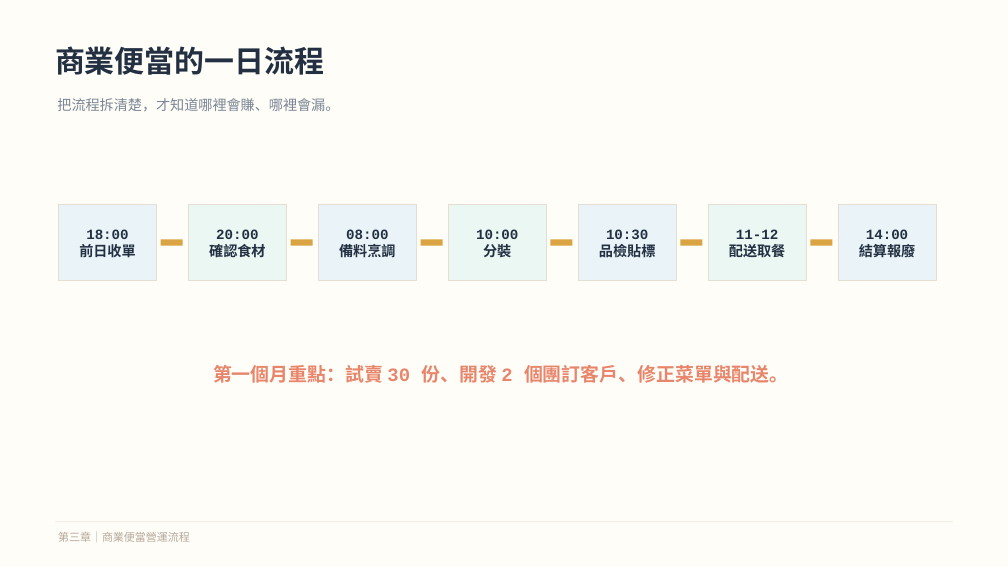
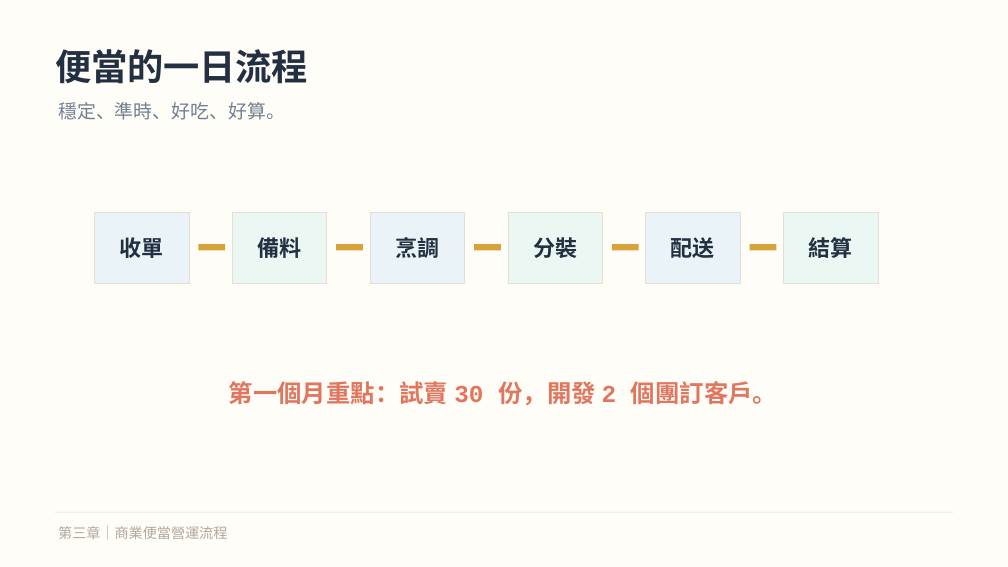
Before and after one commit to davidivy/20260601-new, a slide deck: slide 8 of 微型餐飲創業教學簡報_葉佳山.pptx. Drawn at 1008x567 pixels with LibreOffice and Linux fonts; fonts in the diff are those of the drawing. Boxes give left, top, right and bottom in pixels: in the first picture for what was removed or moved away, otherwise in the second. Text is boxed around its words. In the diff, an @@ line names an element or a change of style, - is before the commit and + after.

```diff
--- a/微型餐飲創業教學簡報_葉佳山.pptx
+++ b/微型餐飲創業教學簡報_葉佳山.pptx
@@ text at (55,49,308,84): text changed; size 28.5 to 34.5 pt @@
-商業便當的一日流程
+便當的一日流程
@@ text at (58,102,285,120): text changed; size 13.5 to 18 pt; text colour #7B8794 to #728090 @@
-把流程拆清楚，才知道哪裡會賺、哪裡會漏。
+穩定、準時、好吃、好算。
@@ rectangle removed at (838,205,936,281) @@
@@ rectangle: place and size @@
-rectangle at (58,205,157,281)
+rectangle at (95,212,189,284)
@@ text at (120,237,164,258): text changed; size 13.5 to 21 pt @@
-18:00
-前日收單
+收單
@@ rectangle: place and size @@
-rectangle at (188,205,287,281)
+rectangle at (232,212,327,284)
@@ text at (257,237,301,258): text changed; size 13.5 to 21 pt @@
-20:00
-確認食材
+備料
@@ rectangle: place and size @@
-rectangle at (318,205,417,281)
+rectangle at (371,212,465,284)
@@ text at (395,237,439,258): text changed; size 13.5 to 21 pt @@
-08:00
-備料烹調
+烹調
@@ text at (476,229,518,239): paragraph removed @@
-10:00
@@ rectangle: place and size @@
-rectangle at (448,205,547,281)
+rectangle at (508,212,603,284)
@@ text "分裝": place and size @@
-text "分裝" at (476,229,518,257)
+text "分裝" at (533,237,577,258)
@@ text "分裝" at (533,237,577,258): size 13.5 to 21 pt; vertical alignment middle to top @@
@@ text removed at (599,229,655,257) @@
-10:30
-品檢貼標
@@ rectangle: place and size @@
-rectangle at (578,205,677,281)
+rectangle at (646,212,740,284)
@@ vertical alignment middle to top in 5 elements at (120,237,164,258), (395,237,439,258), (257,237,301,258), (809,237,853,258), (671,237,715,258) @@
@@ text at (671,237,715,258): text changed; size 13.5 to 21 pt @@
-11-12
-配送取餐
+配送
@@ rectangle: place and size @@
-rectangle at (708,205,806,281)
+rectangle at (783,212,878,284)
@@ text at (809,237,853,258): text changed; size 13.5 to 21 pt @@
-14:00
-結算報廢
+結算
@@ rectangle: place and size @@
-rectangle at (160,240,182,246)
+rectangle at (198,244,225,250)
@@ rectangle: place and size @@
-rectangle at (290,240,312,246)
+rectangle at (337,244,363,250)
@@ rectangle: place and size @@
-rectangle at (420,240,442,246)
+rectangle at (474,244,501,250)
@@ rectangle: place and size @@
-rectangle at (551,240,572,246)
+rectangle at (612,244,638,250)
@@ fill #D9A441 to #D8A23B in 5 elements at (198,244,225,250), (337,244,363,250), (474,244,501,250), (612,244,638,250), (750,244,777,250) @@
@@ rectangle: place and size @@
-rectangle at (681,240,702,246)
+rectangle at (750,244,777,250)
@@ rectangle removed at (811,240,833,246) @@
@@ text at (229,381,777,405): text changed; size 18 to 23.2 pt; text colour #E8866C to #E1765E @@
-第一個月重點：試賣 30 份、開發 2 個團訂客戶、修正菜單與配送。
+第一個月重點：試賣 30 份，開發 2 個團訂客戶。
@@ rectangle: place and size @@
-rectangle at (55,522,954,523)
+rectangle at (55,512,954,513)
@@ rectangle at (55,512,954,513): fill #EFE7DA to #EEE5D8 @@
@@ text "第三章｜商業便當營運流程" at (58,526,227,539): size 10.5 to 13.5 pt, text colour #B5A99A to #B3A79B @@
```
Also in this commit, not shown: 13 other slides changed, 1 slide added, 2 slides removed, 1 other file.
